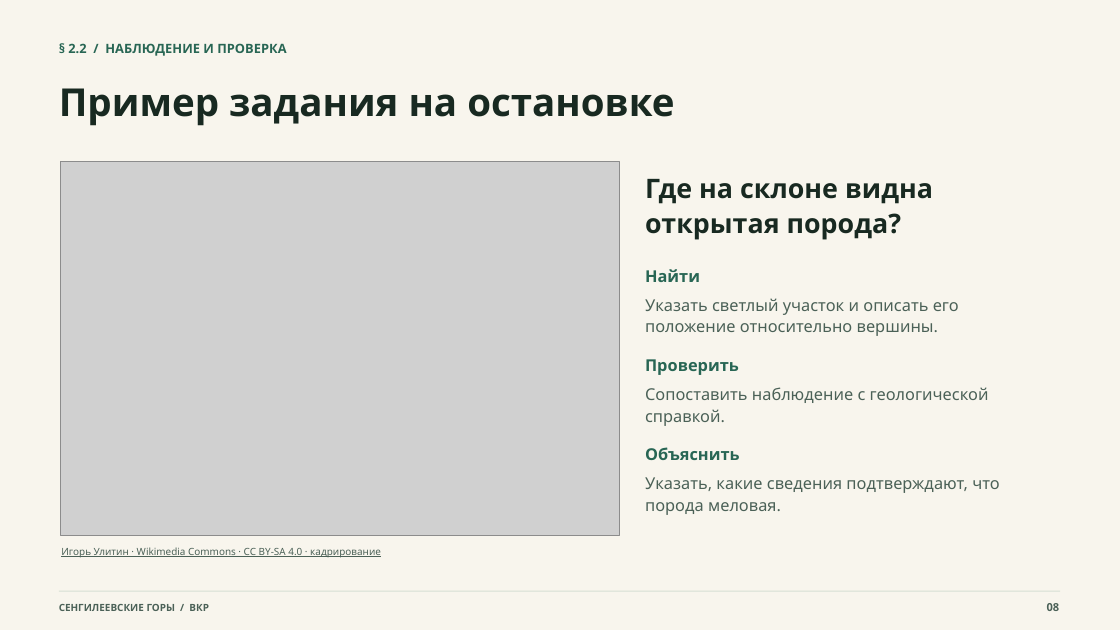
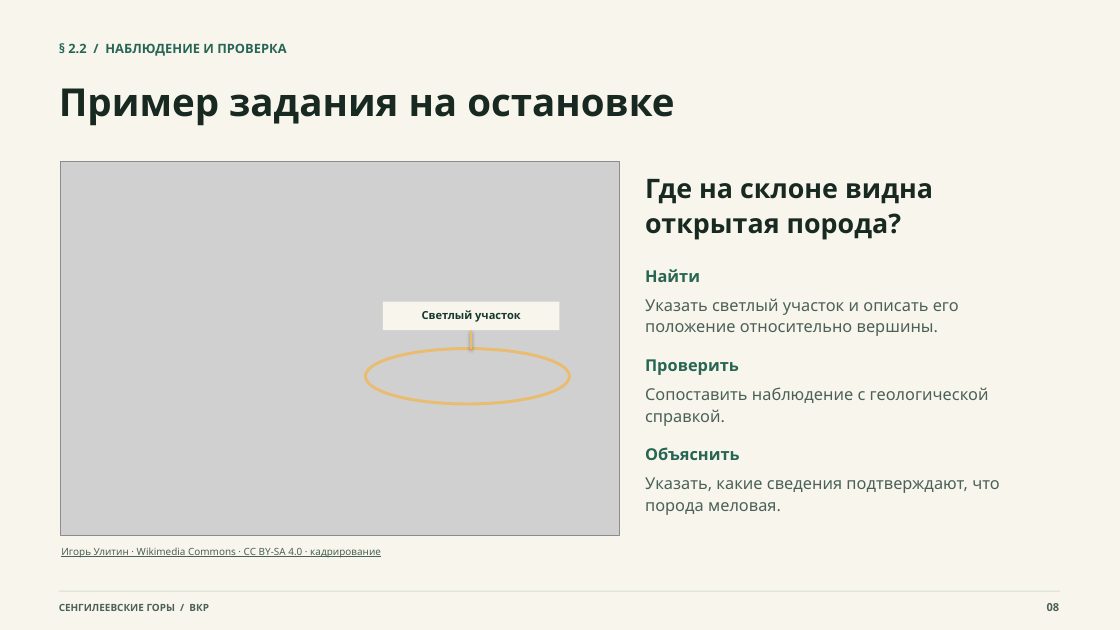
Before and after one commit to Igor-Afanasev/-, a slide deck: slide 8 of documents/VKR_Afanaseva_Presentation.pptx. Drawn at 1120x630 pixels with LibreOffice and Linux fonts; fonts in the diff are those of the drawing; grey boxes stand for pictures. Boxes give left, top, right and bottom in pixels: in the first picture for what was removed or moved away, otherwise in the second. Text is boxed around its words. In the diff, an @@ line names an element or a change of style, - is before the commit and + after.

```diff
--- a/documents/VKR_Afanaseva_Presentation.pptx
+++ b/documents/VKR_Afanaseva_Presentation.pptx
@@ rectangle added at (383, 302, 560, 330), fill #F8F5ED @@
@@ text added at (422, 310, 521, 322), 9.5 pt, text #17382F, bold @@
+Светлый участок
@@ ellipse added at (365, 349, 570, 404), outline #E9BC70 2.5 pt @@
@@ line added from (471, 349) to (471, 330), #E9BC70 1.7 pt @@
```
Also in this commit, not shown: 2 other slides changed, 4 slides added, 4 slides removed.
